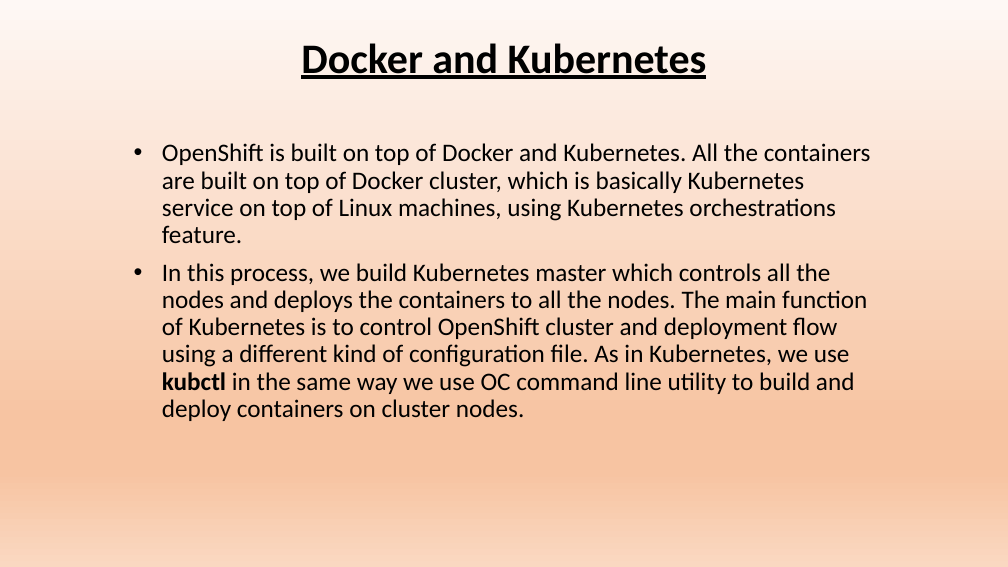
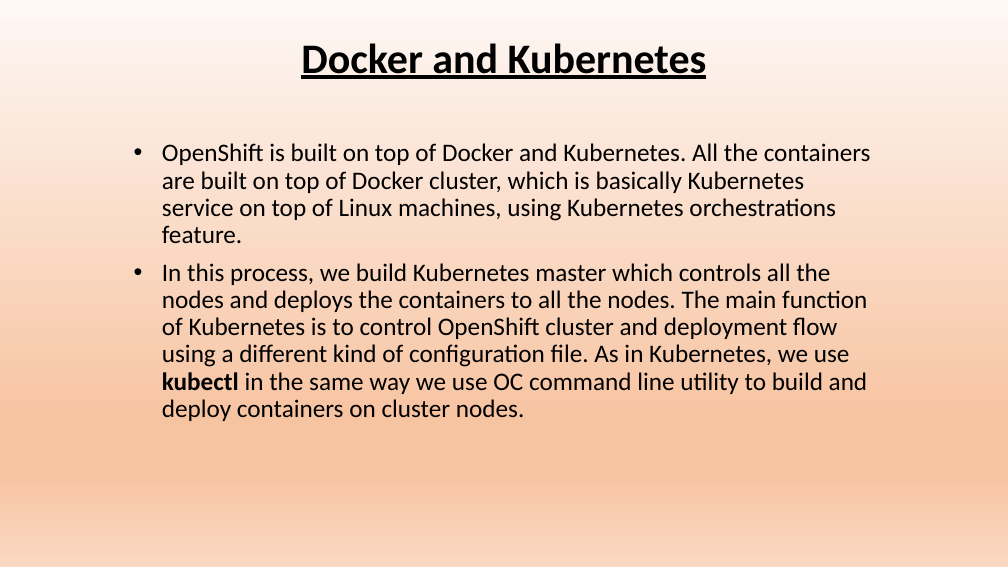
Before and after one commit to Dhiirendra8/interview-notes, a slide deck: slide 15 of TechnicalRound/Java/05-Cloud/OpenShift/OpenShift Overview.pptx. Drawn at 1008x567 pixels with LibreOffice and Linux fonts; fonts in the diff are those of the drawing. Boxes give left, top, right and bottom in pixels: in the first picture for what was removed or moved away, otherwise in the second. Text is boxed around its words. In the diff, an @@ line names an element or a change of style, - is before the commit and + after.

```diff
--- a/TechnicalRound/Java/05-Cloud/OpenShift/OpenShift Overview.pptx
+++ b/TechnicalRound/Java/05-Cloud/OpenShift/OpenShift Overview.pptx
@@ subtitle at box(162, 263, 868, 421): text changed @@
-• In this process, we build Kubernetes master which controls all the nodes and deploys the containers to all the nodes. The main function of Kubernetes is to control OpenShift cluster and deployment flow using a different kind of configuration file. As in Kubernetes, we use kubctl in the same way we use OC command line utility to build and deploy containers on cluster nodes.
+• In this process, we build Kubernetes master which controls all the nodes and deploys the containers to all the nodes. The main function of Kubernetes is to control OpenShift cluster and deployment flow using a different kind of configuration file. As in Kubernetes, we use kubectl in the same way we use OC command line utility to build and deploy containers on cluster nodes.
```
Also in this commit, not shown: 4 other files.
